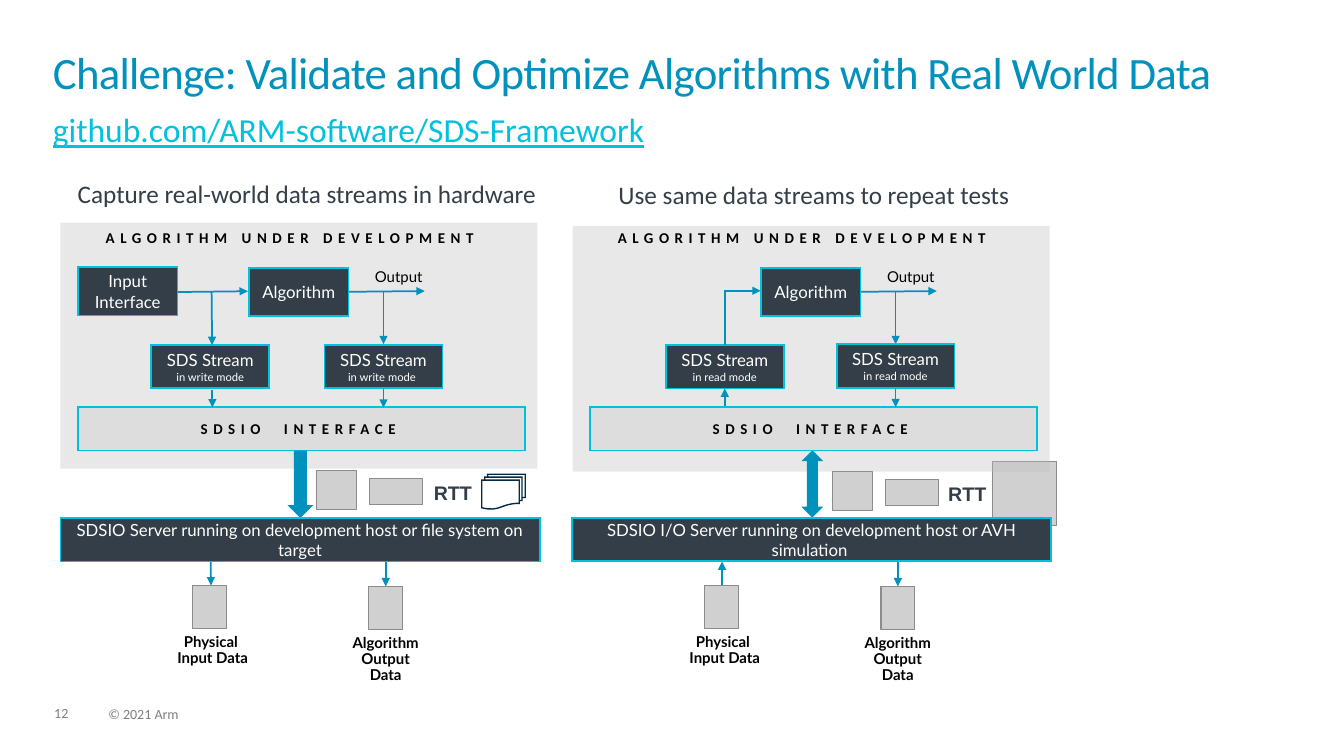
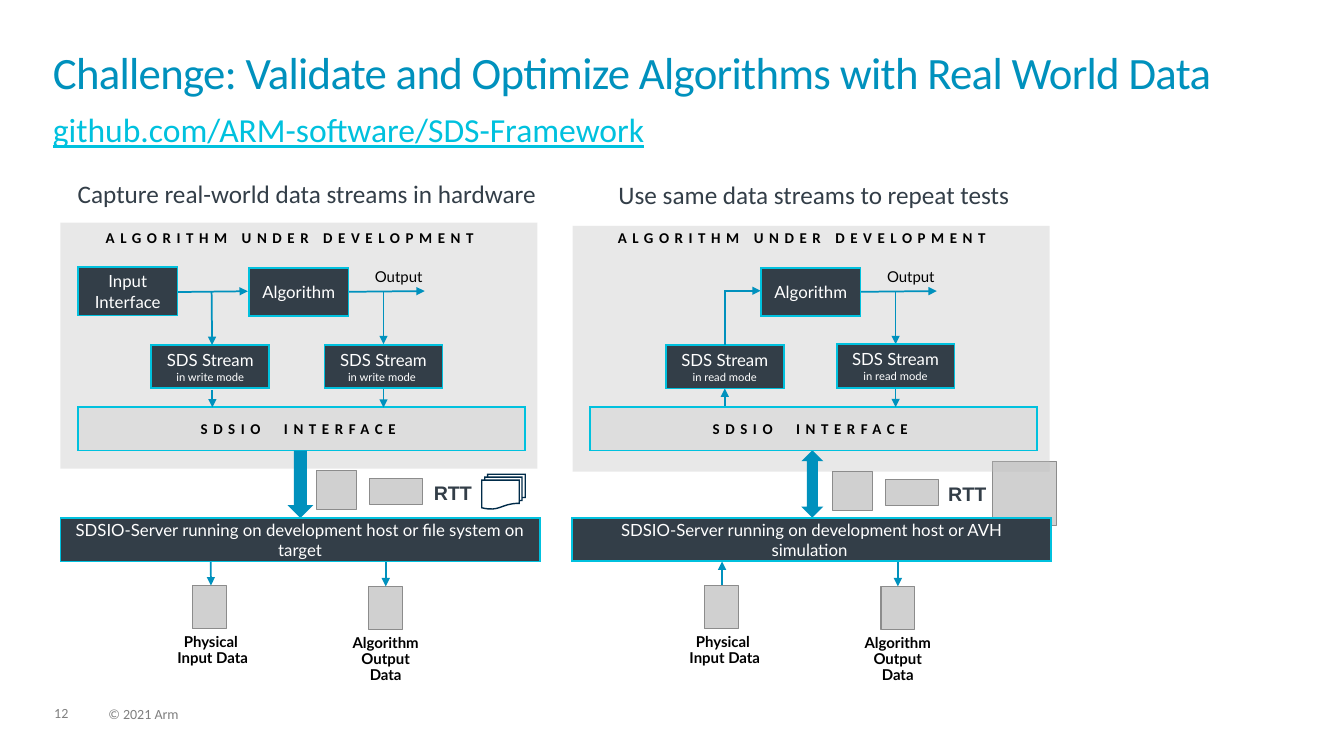
Before and after one commit to ARM-software/SDS-Framework, a slide deck: slide 12 of documentation/images/overview.pptx. Drawn at 1344x756 pixels with LibreOffice and Linux fonts; fonts in the diff are those of the drawing; grey boxes stand for pictures. Boxes give left, top, right and bottom in pixels: in the first picture for what was removed or moved away, otherwise in the second. Text is boxed around its words. In the diff, an @@ line names an element or a change of style, - is before the commit and + after.

```diff
--- a/documentation/images/overview.pptx
+++ b/documentation/images/overview.pptx
@@ text in rectangle at (76, 523, 524, 559): text changed @@
-SDSIO Server running on development host or file system on target
+SDSIO-Server running on development host or file system on target
@@ text in rectangle at (621, 523, 1002, 556): text changed @@
-SDSIO I/O Server running on development host or AVH simulation
+SDSIO-Server running on development host or AVH simulation
```
Also in this commit, not shown: 3 other slides changed.
